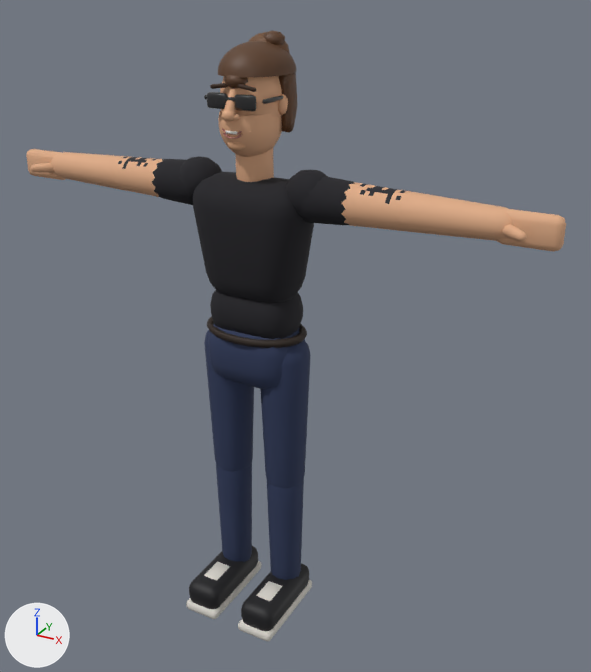
The glTF model assets/models/shared/brady.glb as it was, and as the next commit left it.
Rendered twice from a 50 mm lens placed at (1.263, -2.038, 2.05), pointed at (0.112, 0.054, 1.003). Arrows for +X, +Y and +Z are at lower left; the lights stay in place. The picture after the commit comes second. Vertices at exactly the same position are counted once.

In view in the first picture: 'brady'.
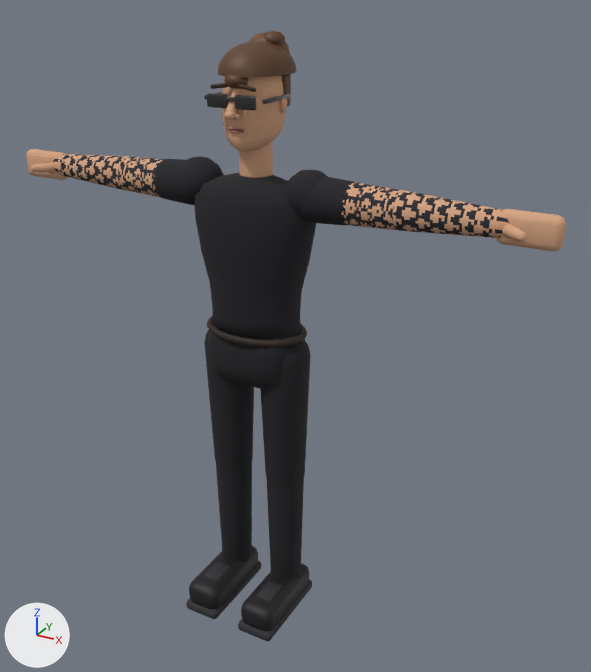
Boxes (x1, y1, x2, y2) around the edits, measured in the pictures (591 x 672 px):
'brady', recoloured, reshaped
    both: (26, 31, 566, 641)
part 1 of me_brady, deleted
    before: (223, 133, 242, 139)
part 2 of me_brady, reshaped
    before: (29, 72, 557, 341)
    after: (29, 74, 557, 340)
part 3 of me_brady, recoloured (dark blue to black)
    both: (204, 324, 311, 580)
part 4 of me_brady, recoloured
    before: (122, 173, 388, 228)
    after: (123, 175, 386, 227)

Patch to the scene script:
```diff
--- a/assets/models/shared/brady.glb.py
+++ b/assets/models/shared/brady.glb.py
@@ mat_sneaker_sole @@
 mat_sneaker_sole = principled_material('sneaker_sole')
-mat_sneaker_sole.base_color = (0.687, 0.658, 0.604)  # light grey #d8d4cc
+mat_sneaker_sole.base_color = (0.0296, 0.0296, 0.0343)  # dark grey #303034
 mat_sneaker_sole.roughness = 0.7
@@ mat_cloth_seam @@
+mat_cloth_seam = principled_material('cloth_seam')
+mat_cloth_seam.base_color = (0.0356, 0.0343, 0.0423)  # dark grey #35343a
+mat_cloth_seam.roughness = 0.96
@@ mat_trousers_black @@
+mat_trousers_black = principled_material('trousers_black')
+mat_trousers_black.base_color = (0.011, 0.0116, 0.0144)  # black #1b1c20
+mat_trousers_black.roughness = 0.92
@@ me_brady @@
 # used by ob_brady; location = (0.0, 0.0, 0.0)
-me_brady.from_pydata(...)  # 5424 vertices, 10580 faces; spans x -0.9..0.9, y -0.24..0.17, z 0.0..1.91
+me_brady.from_pydata(...)  # 12055 vertices, 23420 faces; spans x -0.9..0.9, y -0.24..0.17, z 0.0..1.91
+# me_brady part 1: the loose piece of 85 vertices spanning x -0.03..0.03, y -0.11..-0.1, z 1.64..1.65 is deleted
+# me_brady part 2: 475 vertices moved within x -0.78..0.78, y -0.13..0.13, z 1.03..1.84; 1275 vertices removed from x -0.79..0.79, y -0.14..0.17, z 1.0..1.86; 8172 vertices added at x -0.78..0.78, y -0.12..0.14, z 1.03..1.85
+# me_brady part 3: 1136 faces spanning x -0.19..0.19, y -0.11..0.11, z 0.05..1.07 switch from mat_jeans (dark blue #2b3758) to mat_trousers_black (black #1b1c20)
+# me_brady part 4: 45 faces spanning x -0.53..0.53, y -0.05..0.06, z 1.41..1.48 switch from mat_skin (beige #e0ac86) to mat_ink (black #252329)
+# other edits to the shape of me_brady do not show in these pictures
 me_brady.materials.append(mat_tee_black)
 me_brady.materials.append(mat_belt)
-me_brady.materials.append(mat_stubble)  # beige #d2a07a
 me_brady.materials.append(mat_lip)
-me_brady.materials.append(mat_teeth)  # white #f4f1ea
 me_brady.materials.append(mat_beard_shadow)
@@ me_brady @@
 me_brady.materials.append(mat_sneaker_sole)
+me_brady.materials.append(mat_cloth_seam)  # dark grey #35343a
```
